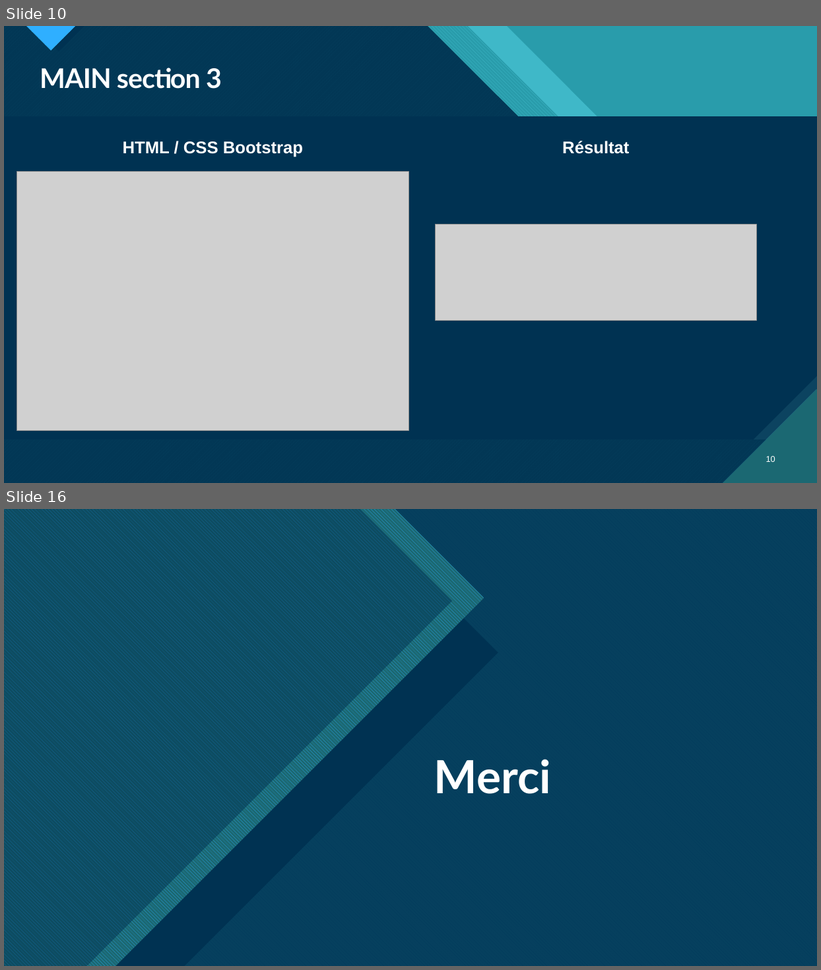
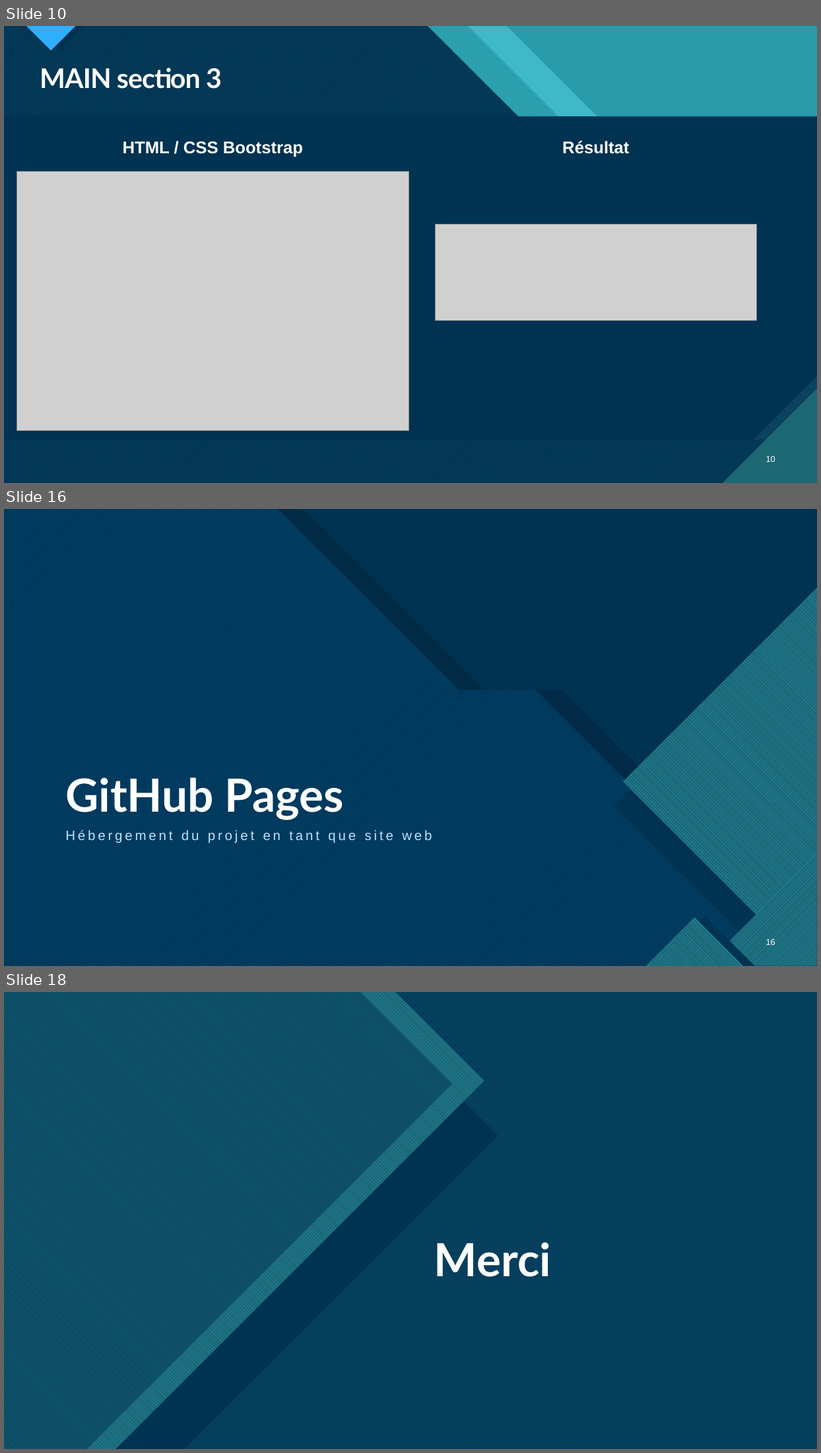
Before and after one commit to porteb/P2OC, a slide deck: Projet 2 OpenClassroms.pptm. Shown one above the other, each under a label of ours: slides 10 and 16 before the commit, slides 10, 16 and 18 after it; the slides between them are not shown. The pictures are 821x970 and 821x1453 pixels, drawn with LibreOffice and Linux fonts; fonts in the diff are those of the drawing; grey boxes stand for pictures. Boxes give left, top, right and bottom in pixels: in the first picture for what was removed or moved away, otherwise in the second. Text is boxed around its words. In the diff, an @@ line names an element or a change of style, - is before the commit and + after.

```diff
--- a/Projet 2 OpenClassroms.pptm
+++ b/Projet 2 OpenClassroms.pptm
@@ slide 16 added at [4,509,817,966], background #FFFFFF; not listed: 9 template elements that a slide beside it also shows @@
@@ rectangle added at [4,509,817,966], fill #003352 @@
@@ freeform shape added at [4,509,812,966], fill pattern #47C3D3 on #0065A4 @@
@@ freeform shape added at [4,509,817,966], fill #003352 at 85% opacity @@
@@ freeform shape added at [29,509,817,966], fill #000000 @@
@@ freeform shape added at [623,588,817,966], fill pattern #2FAFFF on #1B6872 @@
@@ freeform shape added at [614,603,817,966], fill #003352 @@
@@ title added at [65,778,344,821], 54 pt, text #FFFFFF, bold @@
+GitHub Pages
@@ text added at [65,830,432,844], 16 pt, text #BAE4FF @@
+Hébergement du projet en tant que site web
@@ freeform shape added at [705,855,817,966], fill pattern #2FAFFF on #1B6872 @@
@@ freeform shape added at [734,884,817,966], fill #003352 @@
@@ freeform shape added at [646,918,745,966], fill pattern #2FAFFF on #1B6872 @@
@@ freeform shape added at [656,917,755,966], fill #003352 @@
@@ page number added at [766,939,776,947], 10 pt, text #FFFFFF @@
+16
@@ what was slide 16 is now slide 18 @@
```
Also in this commit, not shown: 3 slides changed, 4 other slides added, 3 slides removed, 1 other file.
